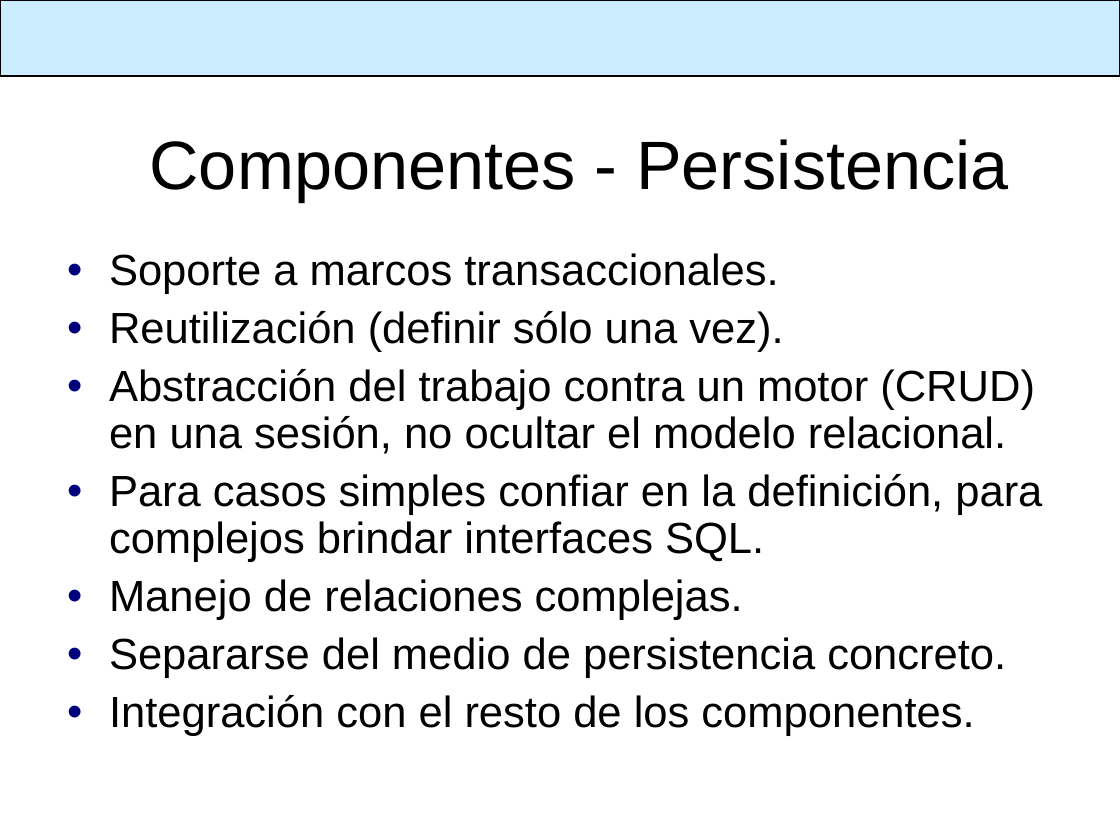
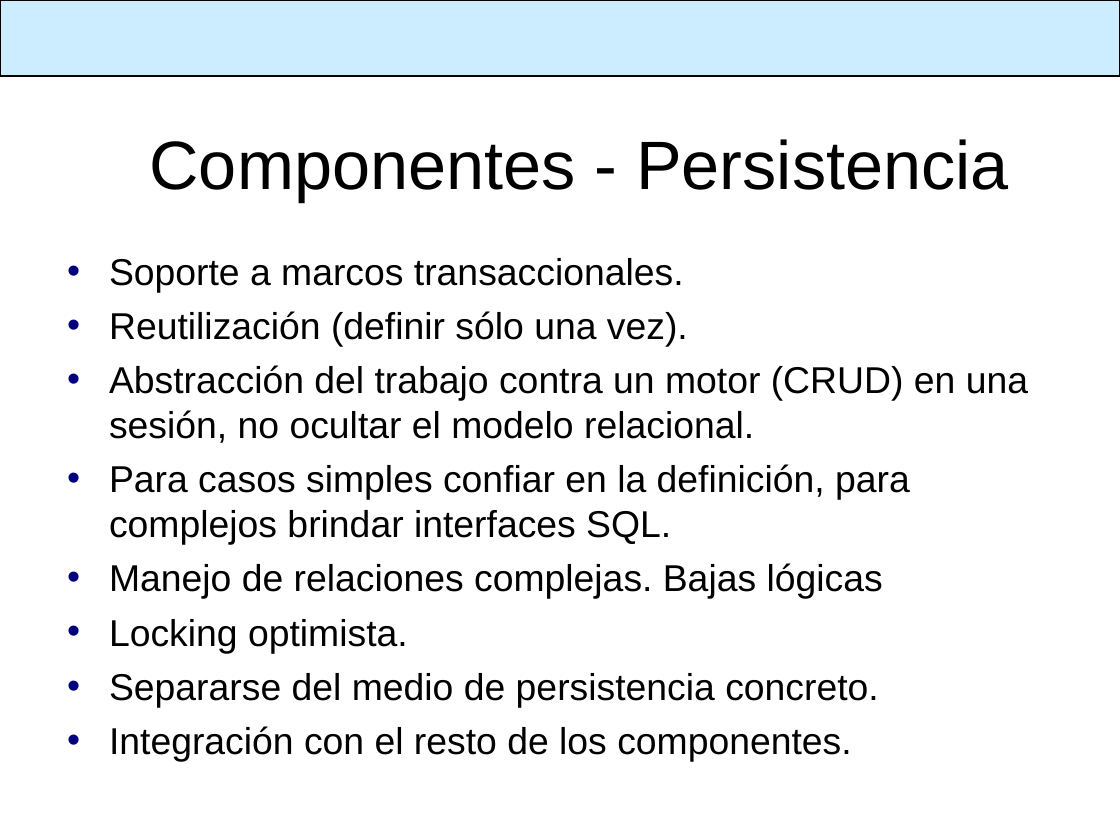
Before and after one commit to SIU-Toba/framework, a slide deck: slide 12 of doc/presentacion/1er Comite Usuarios.ppt. Drawn at 1120x840 pixels with LibreOffice and Linux fonts; fonts in the diff are those of the drawing; background and template pictures are left out. Boxes give left, top, right and bottom in pixels: in the first picture for what was removed or moved away, otherwise in the second. Text is boxed around its words. In the diff, an @@ line names an element or a change of style, - is before the commit and + after.

```diff
--- a/doc/presentacion/1er Comite Usuarios.ppt
+++ b/doc/presentacion/1er Comite Usuarios.ppt
@@ text at (109, 258, 1028, 762): size 28 to 24 pt in "Soporte a marcos transaccionales.", "Reutilización (definir sólo una vez).", "Abstracción del trabajo contra un motor (CRUD) ...", "Para casos simples confiar en la definición, ..." and 2 more places; line spacing 0.9 to 1; less space between paragraphs @@
@@ text at (109, 563, 883, 653): text changed; size 28 to 24 pt @@
-• Manejo de relaciones complejas.
+• Manejo de relaciones complejas. Bajas lógicas
+• Locking optimista.
```
Also in this commit, not shown: 7 other slides changed, 2 slides added, 2 slides removed.
